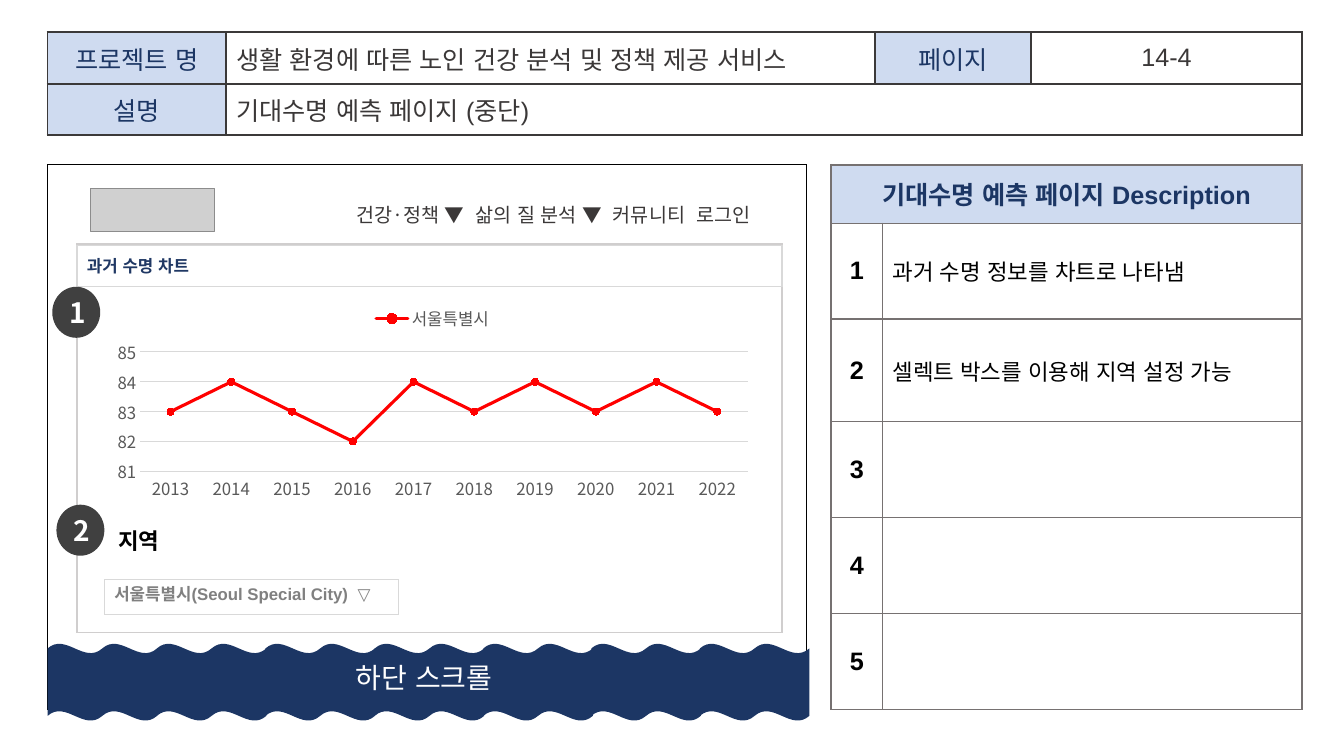
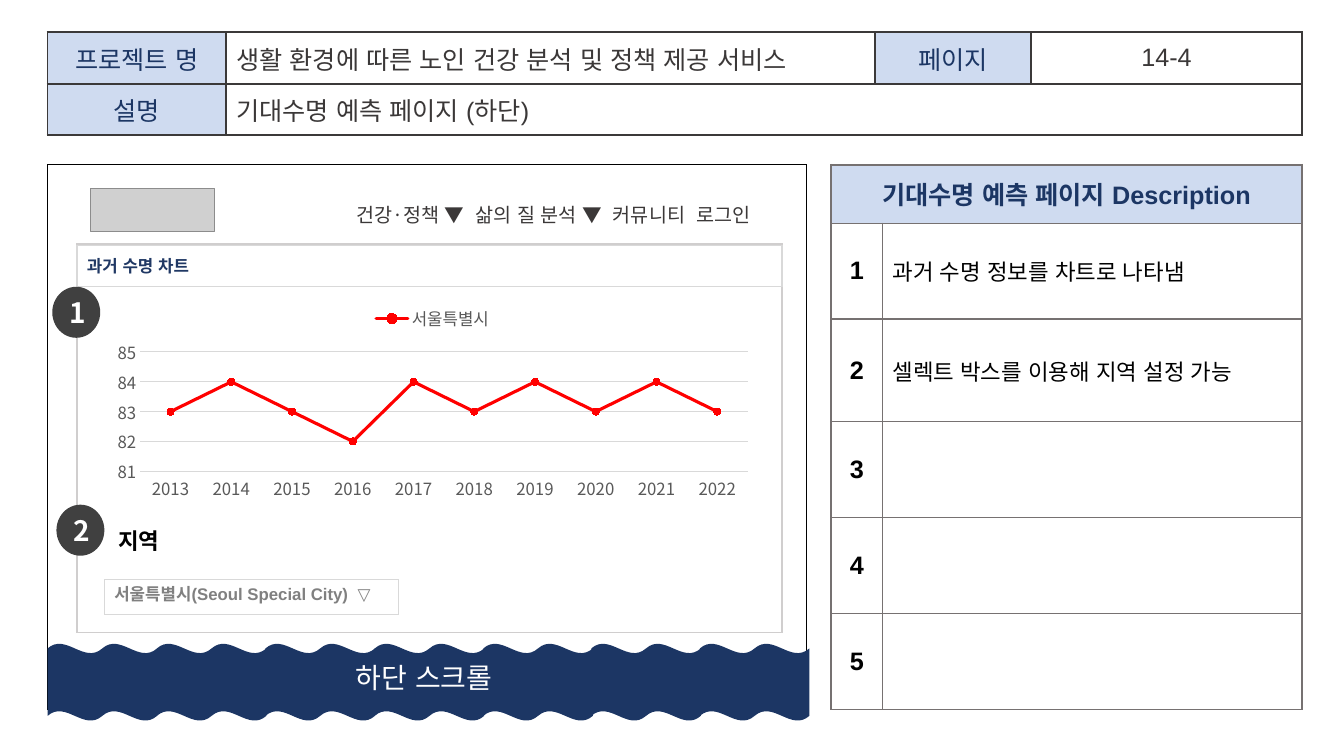
Before and after one commit to p1p2p1/Project_DLT, a slide deck: slide 33 of project_1/4. 화면설계서/2조_화면설계서_V0.7.pptx. Drawn at 1344x756 pixels with LibreOffice and Linux fonts; fonts in the diff are those of the drawing; grey boxes stand for pictures. Boxes give left, top, right and bottom in pixels: in the first picture for what was removed or moved away, otherwise in the second. Text is boxed around its words. In the diff, an @@ line names an element or a change of style, - is before the commit and + after.

```diff
--- a/project_1/4. 화면설계서/2조_화면설계서_V0.7.pptx
+++ b/project_1/4. 화면설계서/2조_화면설계서_V0.7.pptx
@@ table at (x1=47, y1=32, x2=1303, y2=135) @@
-row 2, column 2: 기대수명 예측 페이지 (중단)
+row 2, column 2: 기대수명 예측 페이지 (하단)
```
Also in this commit, not shown: 15 other slides changed.
